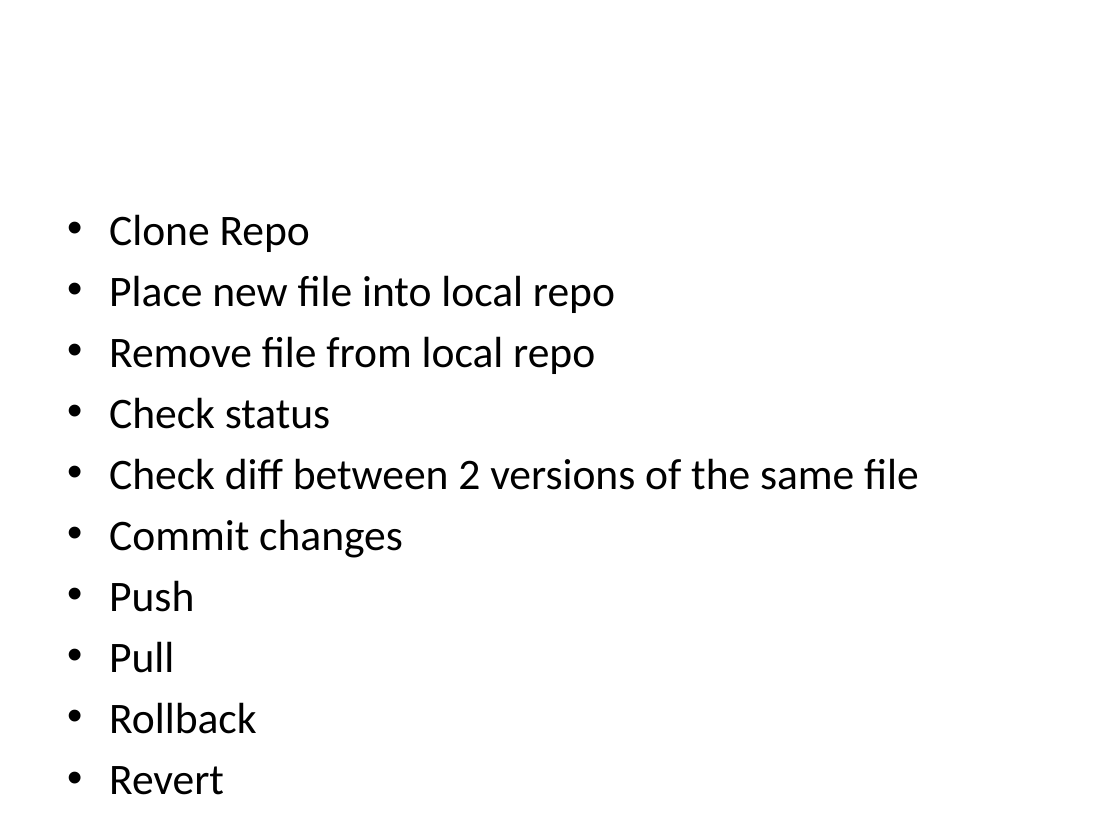
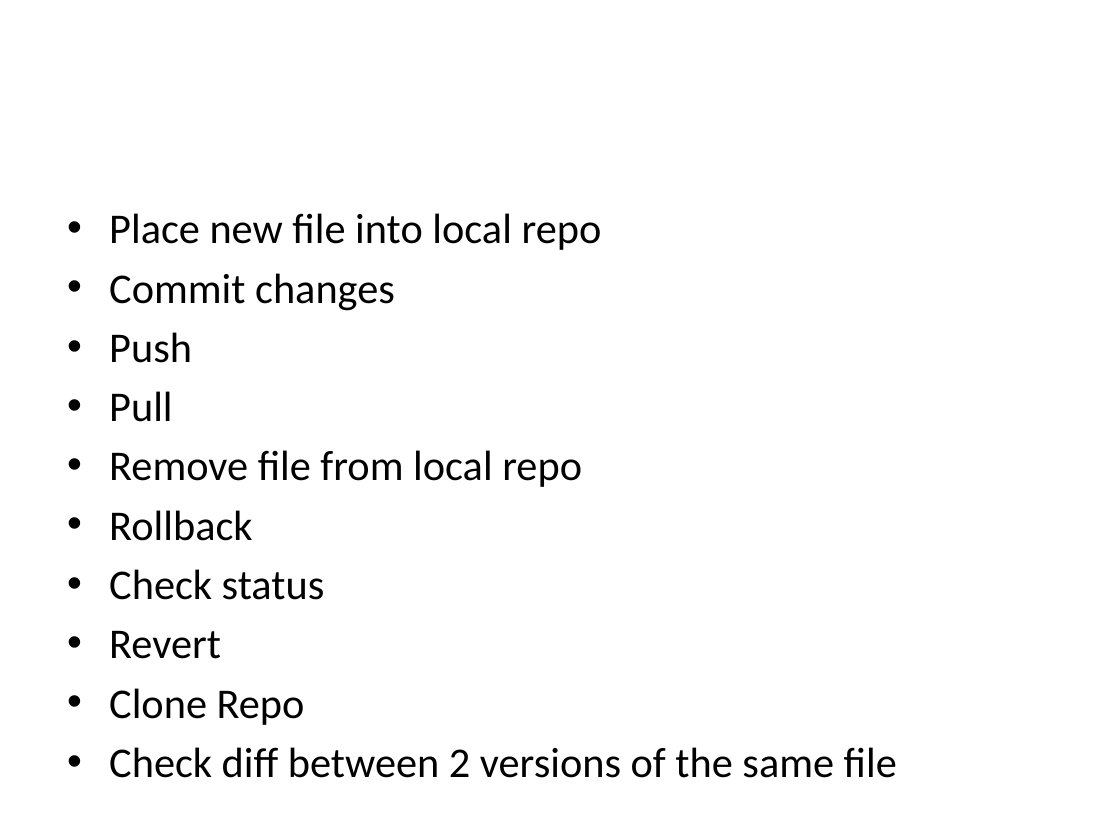
Before and after one commit to JaceTan/programming-notes, a slide deck: slide 2 of Github Commands.pptx. Drawn at 1120x840 pixels with LibreOffice and Linux fonts; fonts in the diff are those of the drawing. Boxes give left, top, right and bottom in pixels: in the first picture for what was removed or moved away, otherwise in the second. Text is boxed around its words. In the diff, an @@ line names an element or a change of style, - is before the commit and + after.

```diff
--- a/Github Commands.pptx
+++ b/Github Commands.pptx
@@ text at <box>109,214,310,252</box>: paragraph removed @@
-• Clone Repo
@@ text at <box>109,213,602,659</box>: size 28 to 27.2 pt in "Place new file into local repo", "Commit changes", "Push", "Pull" and 2 more places @@
@@ text at <box>109,336,919,490</box>: paragraphs removed @@
-• Remove file from local repo
-• Check status
-• Check diff between 2 versions of the same file
@@ text at <box>109,450,582,487</box>: paragraph added @@
+• Remove file from local repo
@@ text at <box>109,569,325,600</box>: paragraph added @@
+• Check status
@@ text at <box>109,688,897,778</box>: paragraphs added @@
+• Clone Repo
+• Check diff between 2 versions of the same file
```
Also in this commit, not shown: 4 slides added, 13 slides removed, 4 other files.
